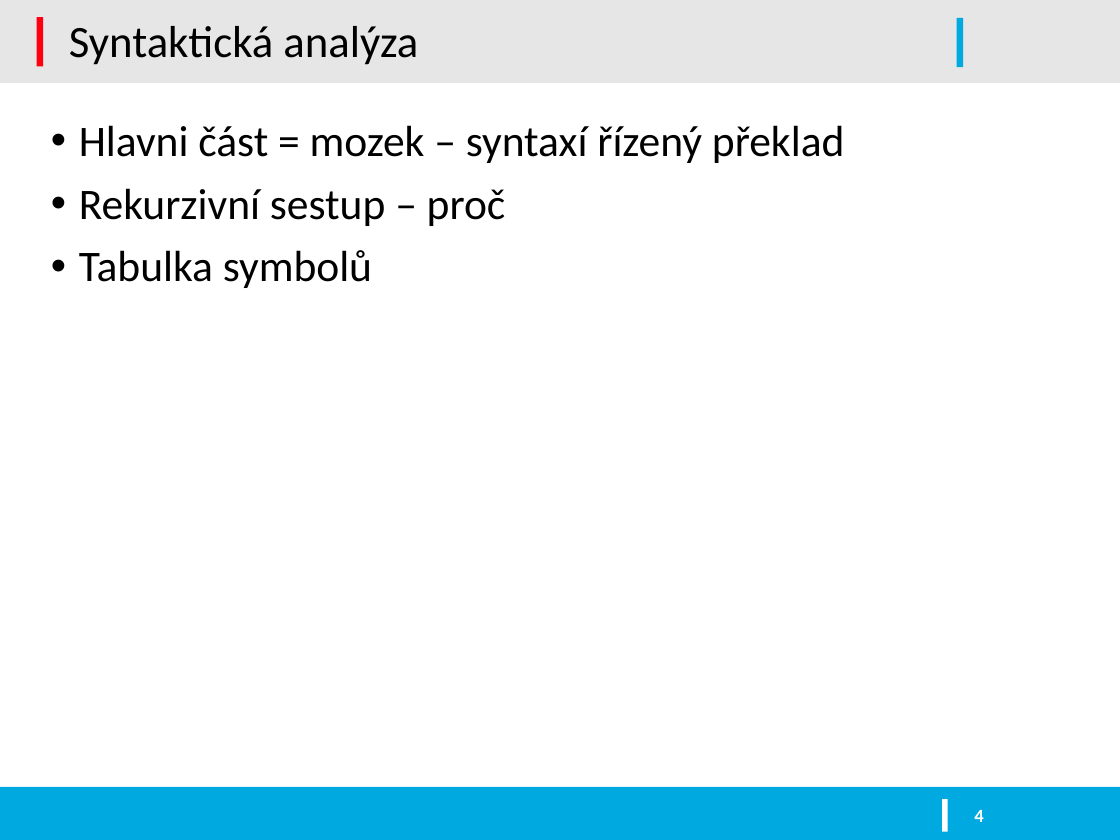
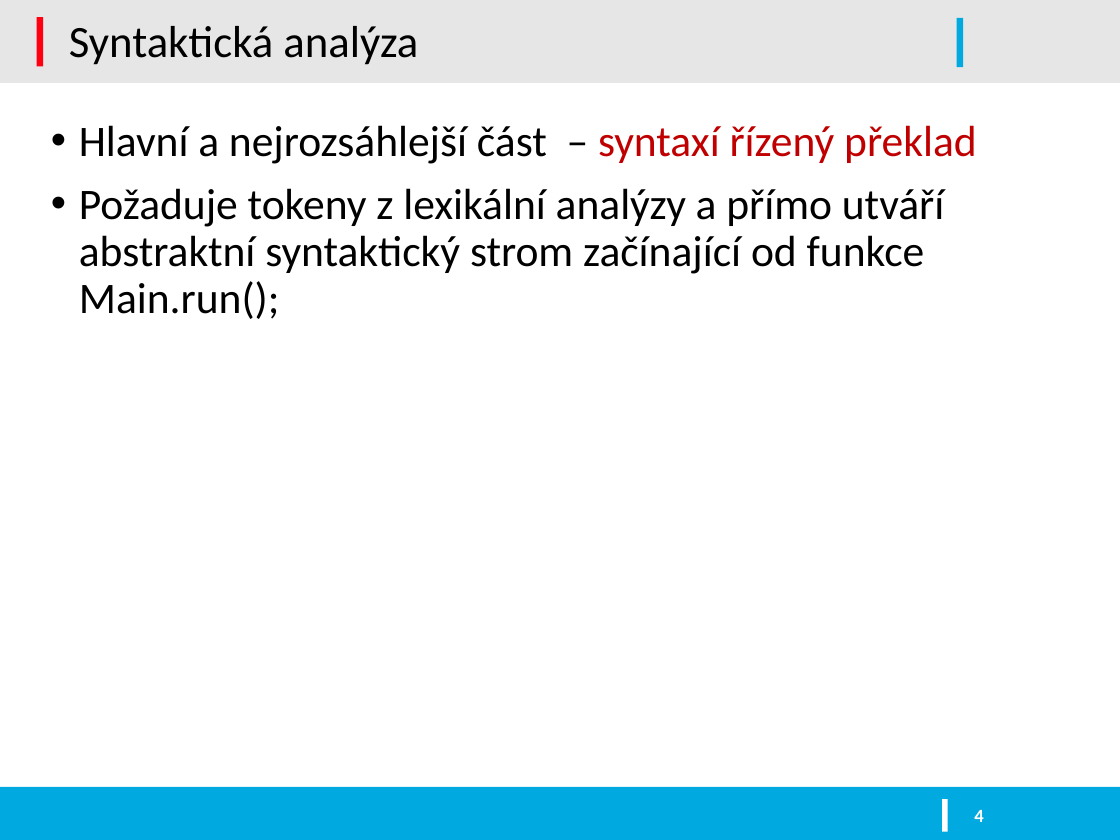
Before and after one commit to kysel/IFJ16, a slide deck: slide 4 of docs/prezentace.pptx. Drawn at 1120x840 pixels with LibreOffice and Linux fonts; fonts in the diff are those of the drawing; background and template pictures are left out. Boxes give left, top, right and bottom in pixels: in the first picture for what was removed or moved away, otherwise in the second. Text is boxed around its words. In the diff, an @@ line names an element or a change of style, - is before the commit and + after.

```diff
--- a/docs/prezentace.pptx
+++ b/docs/prezentace.pptx
@@ text at (x1=79, y1=125, x2=977, y2=319): text changed @@
-• Hlavni část = mozek – syntaxí řízený překlad
-• Rekurzivní sestup – proč
-• Tabulka symbolů
+• Hlavní a nejrozsáhlejší část – syntaxí řízený překlad
+• Požaduje tokeny z lexikální analýzy a přímo utváří abstraktní syntaktický strom začínající od funkce Main.run();
```
Also in this commit, not shown: 10 other slides changed, 1 slide added, 2 slides removed, 1 other file.
